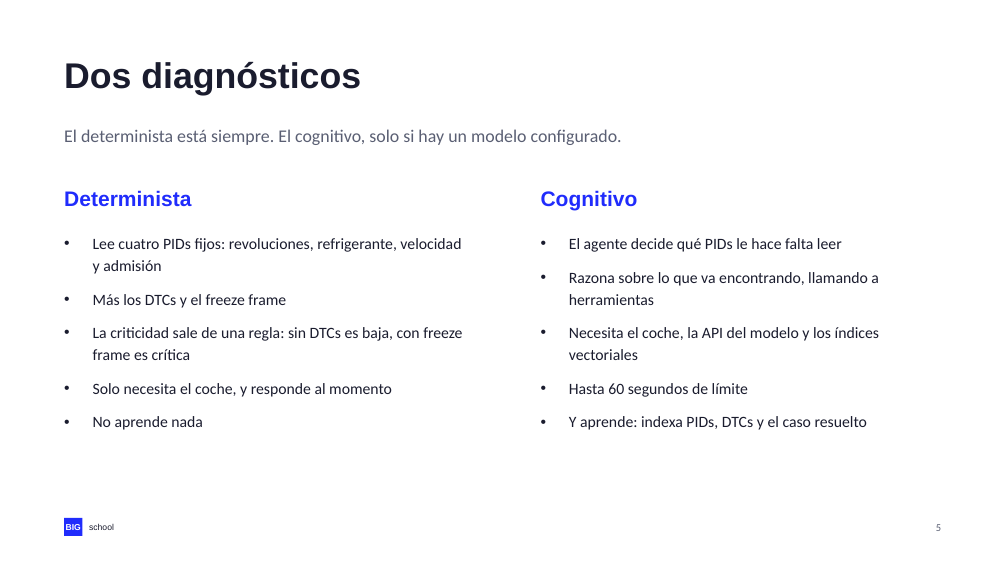
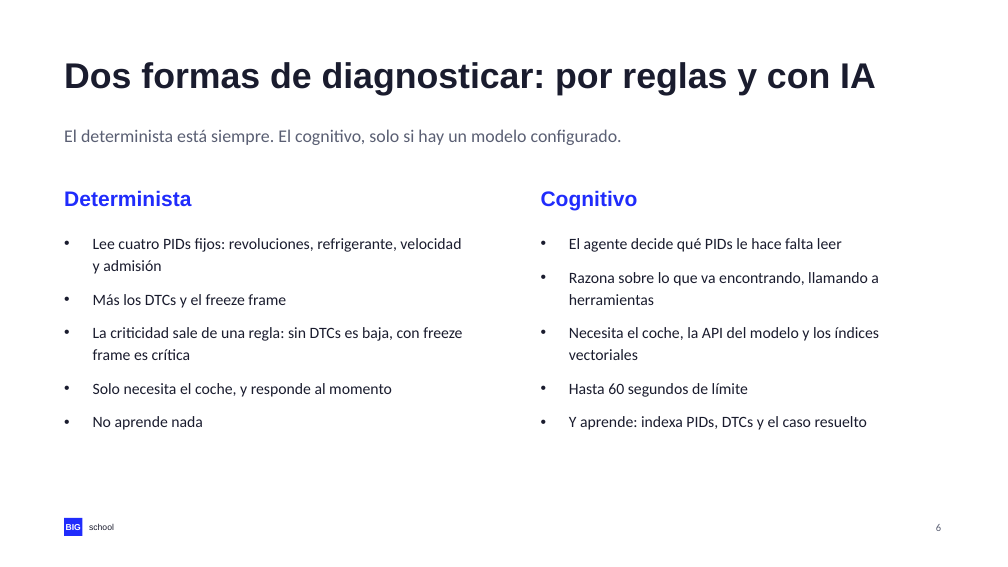
Before and after one commit to NovilloQuinta/intelligent-automotive-diagnostics, a slide deck: slide 6 of docs/presentacion/tfm-intelligent-automotive-diagnostics.pptx (slide 5 before the commit). Drawn at 1008x567 pixels with LibreOffice and Linux fonts; fonts in the diff are those of the drawing. Boxes give left, top, right and bottom in pixels: in the first picture for what was removed or moved away, otherwise in the second. Text is boxed around its words. In the diff, an @@ line names an element or a change of style, - is before the commit and + after.

```diff
--- a/docs/presentacion/tfm-intelligent-automotive-diagnostics.pptx
+++ b/docs/presentacion/tfm-intelligent-automotive-diagnostics.pptx
@@ text at <box>64,62,876,95</box>: text changed @@
-Dos diagnósticos
+Dos formas de diagnosticar: por reglas y con IA
```
Also in this commit, not shown: 15 other slides changed, 1 slide added, 3 other files.
